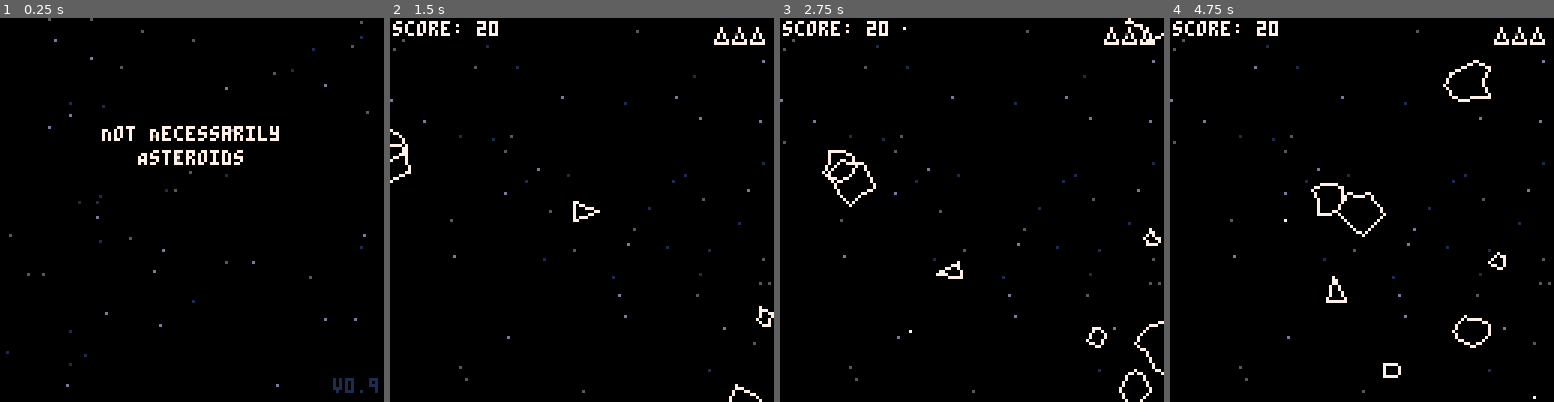
Above: before the commit, frames 1-4 (left to right).
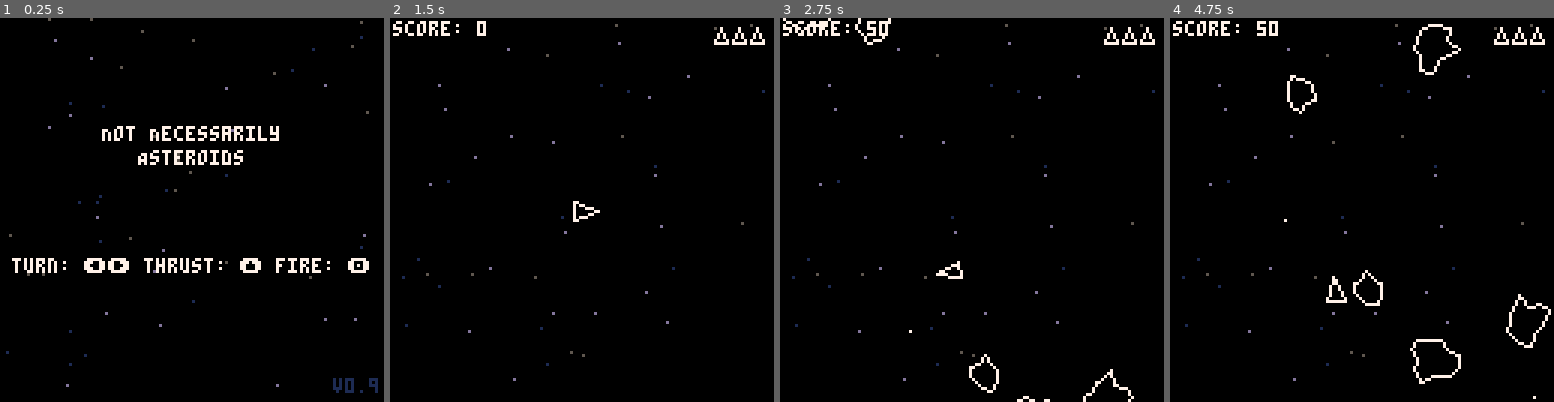
Above: after the commit, the same moments.

Repository: spencersokol/asteroids
Game: PICO-8 cartridge demo.p8
Two runs of this game, one before a commit and one after it. Both use one fixed random seed, a clock stepped at 60 frames per second and the inputs below.
Inputs:
- Up to frame 1 (0.25 s): no input
- Up to frame 2 (1.5 s): tap X (X key) at 0.33, 1.07 s; tap O (Z key) at 0.7 s
- Up to frame 3 (2.75 s): hold Right 1.6-2.1 s; tap O (Z key) at 1.7, 2.1, 2.5 s; tap X (X key) at 1.85 s; hold Up 2.15-2.42 s; hold Right from 2.47 s (still down)
- Up to frame 4 (4.75 s): tap O (Z key) every 0.4 s from 2.9 to 4.5 s; tap X (X key) at 2.97, 4.08 s; release Right at 3.03 s; hold Left 3.08-3.58 s; hold Down 3.63-3.97 s; hold Right 4.02-4.68 s; hold Up from 4.73 s (still down)

The runs differ from the first frame. In frame 1, 1.4% of the frame differs, in the area x 3-97%, y 62-67%; in frame 2, 1.1%; in frame 3, 2.1%; in frame 4, 2.8%, in the area x 0-100%, y 1-98%.

Commit message:
Fix high score

Diff:
--- a/src/entities/player_ship.lua
+++ b/src/entities/player_ship.lua
@@ -74,7 +74,7 @@
         end
 
         -- handle movement input
-        if btn(2) then
+        if btn(⬆️) then
             sfx(2)
             thrusting = true
             x_velocity = cos(rotation) * speed
@@ -86,16 +86,16 @@
         end
 
         -- handle rotation input
-        if btn(0) then
+        if btn(⬅️) then
             rotation += rotation_speed
         end
 
-        if btn(1) then
+        if btn(➡️) then
             rotation -= rotation_speed
         end
 
         -- handle fire
-        if btnp(4) then
+        if btnp(🅾️) then
 
             local bullet_count = 0
 
--- a/src/scenes/game.lua
+++ b/src/scenes/game.lua
@@ -10,6 +10,7 @@
         seconds_since_ufo_spawn = 0
 
         score = 0
+        highscore = dget(0)
         newhighscore = false
 
         player = player_ship:new()
--- a/src/scenes/title.lua
+++ b/src/scenes/title.lua
@@ -4,6 +4,7 @@
 
         starfield:new()
 
+        frames = 0
         highscore = dget(0)
 
         local c = flr(rnd(10)) + 10
@@ -17,11 +18,13 @@
 
     update = function(_ENV)
 
+        frames += 1
+
         for e in all(entity.objects) do
             e:update()
         end
 
-        if btnp(5) then
+        if ((frames > 15) and (btnp(❎) or btnp(🅾️))) then
             scene:load(game)
         end
 
@@ -38,6 +41,12 @@
         cprint("Not Necessarily", 64, 36, 7)
         cprint("Asteroids", 64, 44, 7)
 
+        if (frames > 15) then
+            cprint("press any key to start", 64, 64, 9)
+        end
+
+        cprint("turn: ⬅️➡️ thrust: ⬆️ fire: 🅾️", 56, 80, 7)
+
         if (highscore > 0) then
             cprint("high score:", 64, 108, 2)
             cprint(highscore, 64, 116, 2)
--- a/src/utils/globals.lua
+++ b/src/utils/globals.lua
@@ -5,7 +5,6 @@
 debug = false
 
 version = "0.9"
-highscore = 0
 
 -- empty function
 _noop = function() end
